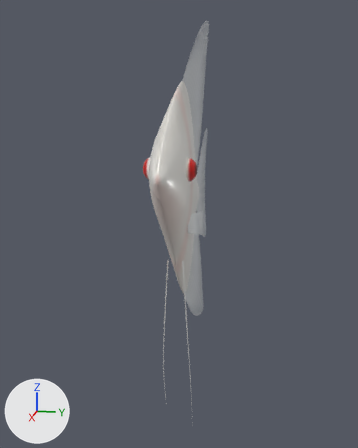
An edit to the glTF model public/assets/species/freshwater-angelfish/model.glb, drawn before and after from the same camera.
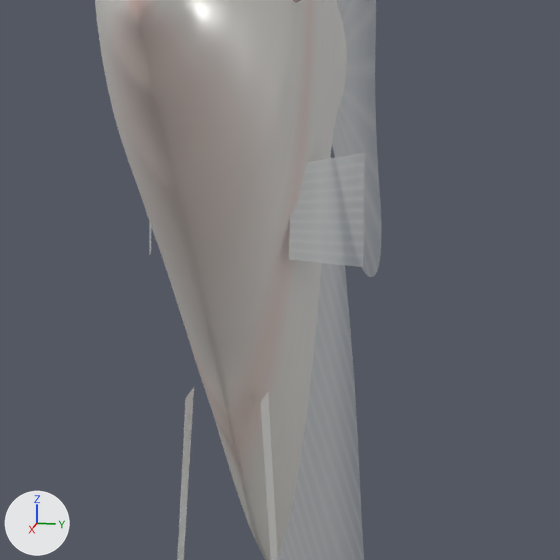
Each version appears first whole from a 50 mm lens placed at (2.0, 0.318, 0.44), pointed at (0.231, -0.036, -0.002), and next in a close-up on the part from 36% to 68% of the width and 40% to 65% of the height. Arrows for +X, +Y and +Z are at lower left; the lights stay in place. The older version's two pictures come first. Vertices at exactly the same position are counted once.

Objects in the first close-up: 'Body', 'Fins'.
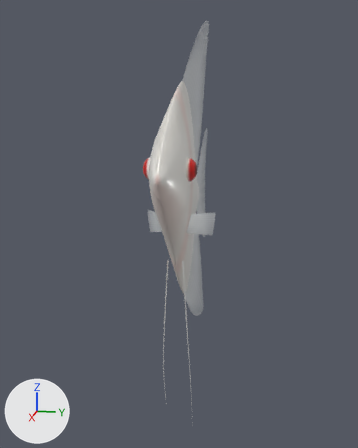
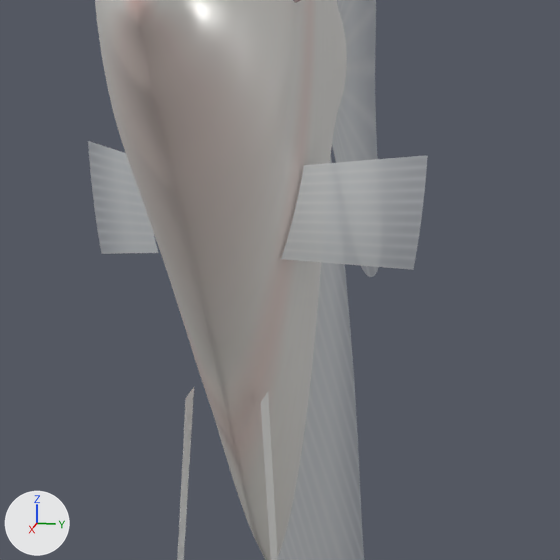
The change in detail:
me_fins is used by ob_fins; location (0.0, 0.0, 0.0).
me_fins had 17963 vertices, 34144 faces and spanned x -0.28..0.5, y -0.07..0.07, z -0.73..0.78.
me_fins now has 17963 vertices, 34144 faces and spans x -0.28..0.5, y -0.12..0.12, z -0.73..0.78.
me_fins part 1: the loose piece of 369 vertices spanning x 0.38..0.5, y 0.05..0.07, z 0.0..0.1 is scaled about its middle by (1, 2.23, 1), then moved by (0.0, 0.02, 0.0).
me_fins part 2: the loose piece of 369 vertices spanning x 0.38..0.5, y -0.07..-0.05, z 0.0..0.1 is scaled about its middle by (1, 2.23, 1), then moved by (0.0, -0.02, 0.0).

Changed parts and their boxes (x1, y1, x2, y2) in the close-ups (560 x 560 px; the box of a moved part takes in the faces that stretch with it):
'Fins', reshaped
    before: (149, 0, 377, 560)
    after: (92, 0, 418, 560)
part 1 of me_fins, moved or reshaped
    before: (289, 153, 360, 267)
    after: (281, 156, 418, 269)
part 2 of me_fins, moved or reshaped
    before: (149, 221, 151, 254)
    after: (92, 142, 158, 254)
